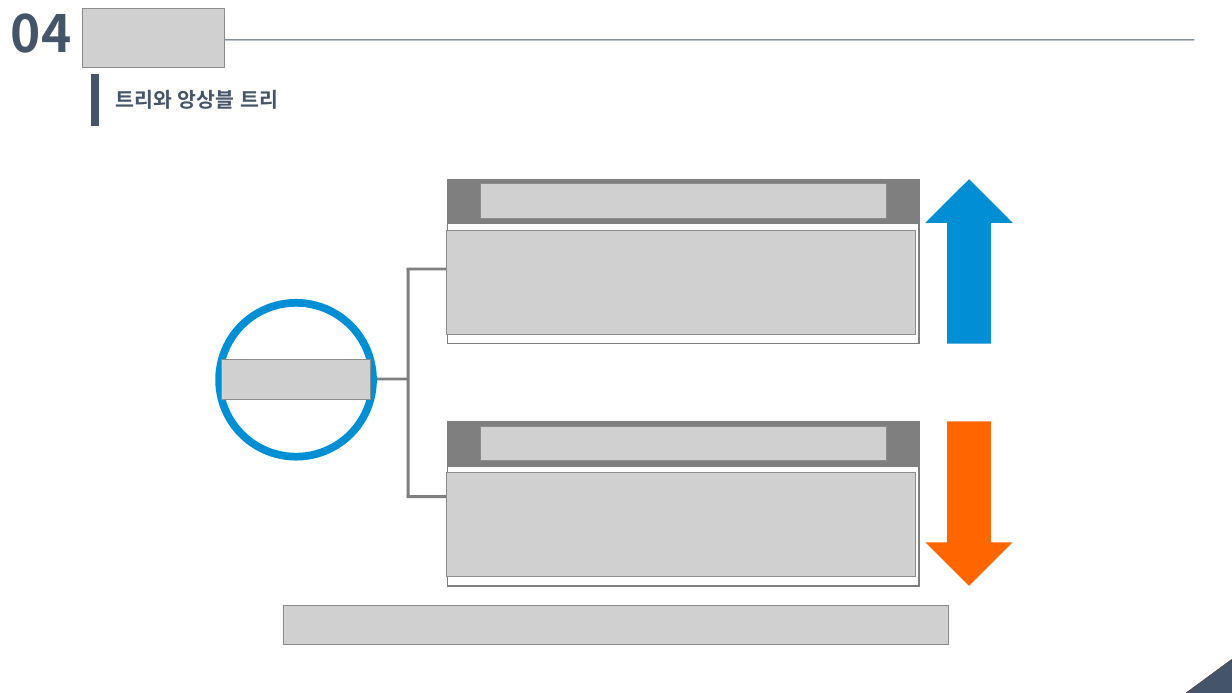
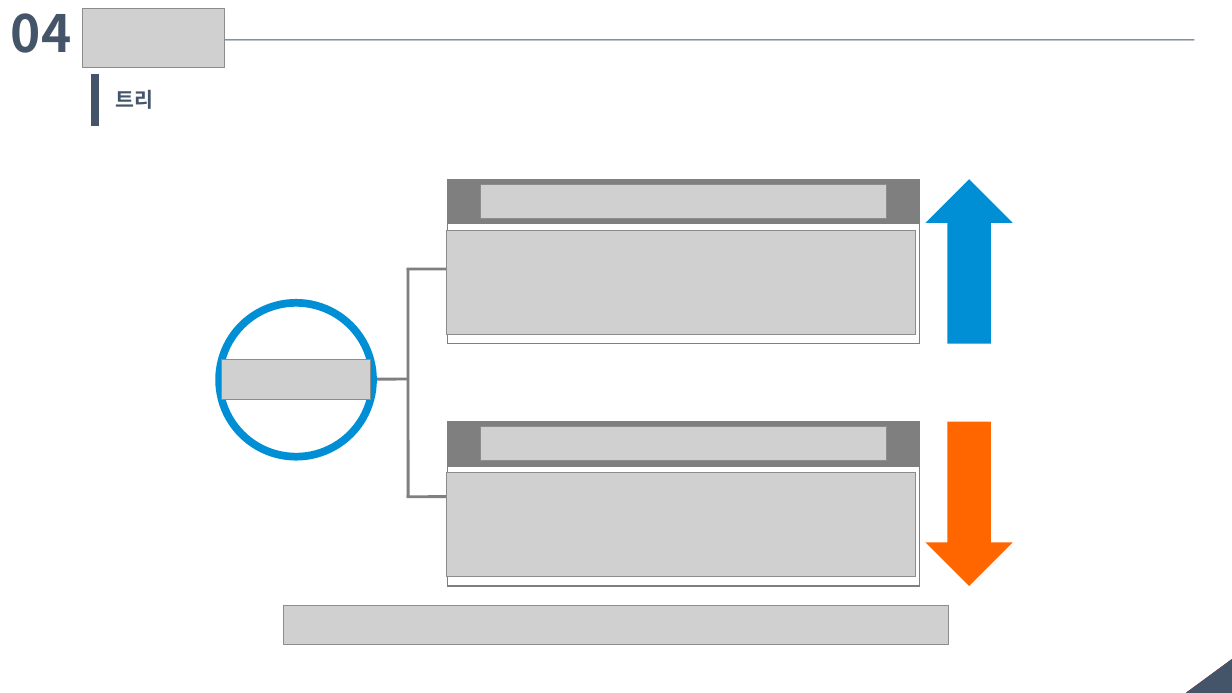
Before and after one commit to Nanjangpan/Machine_Learnig_algorithm_cheat_sheat, a slide deck: slide 9 of Machine_Learnig_algorithm_cheat_sheat.ppt. Drawn at 1232x693 pixels with LibreOffice and Linux fonts; fonts in the diff are those of the drawing; grey boxes stand for pictures. Boxes give left, top, right and bottom in pixels: in the first picture for what was removed or moved away, otherwise in the second. Text is boxed around its words. In the diff, an @@ line names an element or a change of style, - is before the commit and + after.

```diff
--- a/Machine_Learnig_algorithm_cheat_sheat.ppt
+++ b/Machine_Learnig_algorithm_cheat_sheat.ppt
@@ text at [116,89,154,109]: text changed @@
-트리와 앙상블 트리
+트리
```
Also in this commit, not shown: 2 other slides changed, 2 slides added, 5 other files.
